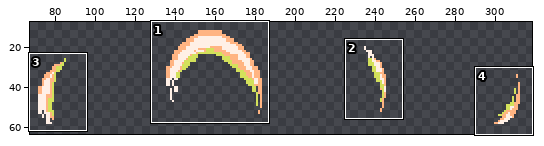
Sprite sheet, stored at dist/game_assets/spritesheets/abilities/anchorpush.png. The picture above shows the old version from afar; the outline marks the close-up.
Close-up. Before the edit:
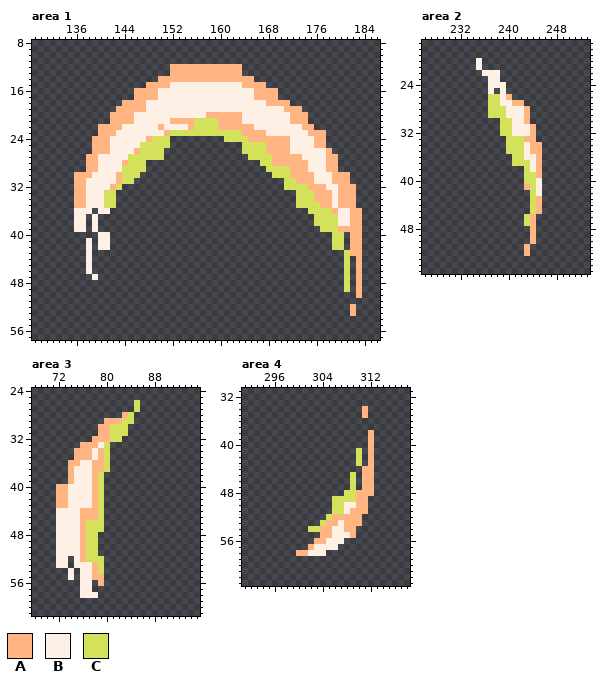
The file is 320x64 pixels. Shown: area 1: x 129..186, y 8..57; area 2: x 226..253, y 17..55; area 3: x 68..95, y 24..61; area 4: x 291..318, y 31..63. The wide view leaves out empty margins.
Palette (. is transparent): A #ffb482  B #fff0e6  C #d3e15b
After:
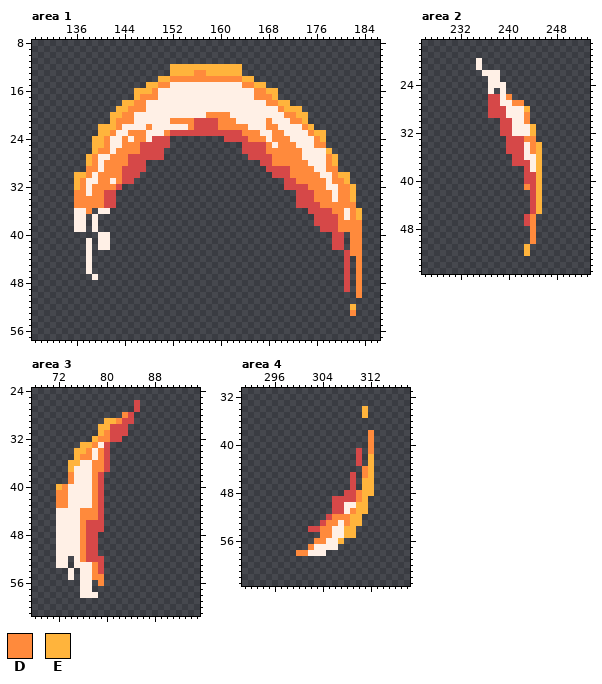
Colours new in this view: D #ff8a3c  E #ffb43c
From old to new:
@@ palette @@
-C #d3e15b
+C #d64848
--- area 1
@@ x 129..186 @@
 11 ..........................................................
-12 .......................AAAAAAAAAAAA.......................
-13 .......................AAAAAAAAAAAA.......................
-14 .....................AAAAAAAAAAAAAAAA.....................
-15 ...................AAAABBBBBBBBBBBBAAAA...................
-16 .................AAAABBBBBBBBBBBBBBBBAAAA.................
-17 .................AAAABBBBBBBBBBBBBBBBAAAA.................
-18 ...............AAAABBBBBBBBBBBBBBBBBBBBAAAA...............
-19 ..............AAAAABBBBBBBBBBBBBBBBBBBBBBBAAA.............
-20 .............AAAABBBBBBBBBBBBAAAAAABBBBBBBBAAA............
-21 .............AAAABBBBBBAAAACCCCAAAABBBBBBBBAAA............
-22 ...........AAAABBBBBBABBBBACCCCAAAAAABBBBBBBBAA...........
-23 ...........AAABBBBBBBBACCCCCCCCCCCCAAAABBBBBBBAAA.........
-24 ..........AAABBBBBBACCC.........CCCCAAAAAAABBBBAA.........
-25 ..........AAABBBBBCCCCC............CCCCAAAABBBBAA.........
-26 ..........AAABBBBACCCC.............CCCCAAAABBBBBBA........
-27 .........AABBBBBCCCCCC..............CCCCAAAAABBBBAA.......
-28 .........AABBBBACCC...................CCAAAAAABBBAA.......
-29 .........AABBBBCCCC....................CCCCAAABBBAA.......
-30 .......AAABBBBACCC......................CCCAAAABBBAAA.....
-31 .......AABBBBBACC.........................CCAAABBBAAA.....
-32 .......AABBBBAC...........................CCCCAAABBAAA....
-33 .......AABBBCC..............................CCCAAABAAA....
-34 .......AABBBCC..............................CCCAAABAAA....
-35 .......AABBBCC..............................CCCCAABAAA....
-36 .......BBB.BB.................................CCCCABBAA...
-37 .......BB.B....................................CCCCBBAA...
-38 .......BB.B....................................CCCCBBAA...
-39 .......BB.B.....................................CCCAAAA...
-40 ...........BB.....................................CC.AA...
-41 .........B.BB.....................................CC.AA...
-42 .........B.BB.....................................CC.AA...
-43 .........B..........................................CAA...
-44 .........B..........................................C.A...
-45 .........B..........................................C.A...
-46 .........B..........................................C.A...
-47 ..........B.........................................C.A...
-48 ....................................................C.A...
-49 ....................................................C.A...
-50 ......................................................A...
+12 .......................EEEEEEEEEEEE.......................
+13 .......................EEEEDDEEEEEE.......................
+14 .....................EEDDDDDDDDDDDDEE.....................
+15 ...................EEDDBBBBBBBBBBBBDDEE...................
+16 .................EEEDBBBBBBBBBBBBBBBBDDEE.................
+17 .................EDDDBBBBBBBBBBBBBBBBDDDE.................
+18 ...............EEDDBBBBBBBBBBBBBBBBBBBBDDEE...............
+19 ..............EEDDDBBBBBBBBBBBBBBBBBBBBBBDEEE.............
+20 .............EEDDBBBBBBBBBBBBDDDDBBBBBBBBBDDEE............
+21 .............EDDDBBBBBBDDDDCCCCDDDBBBBBDBBBDDE............
+22 ...........EEEDBBBBDBBBBBBDCCCCDDDDDBBBDDBBBBDE...........
+23 ...........EEDBBDDDBBBDCCCCCCCCCCCCDDDBBDDBBBBDEE.........
+24 ..........EEDBBDBDDBCCC.........CCCCDDDBDDDBBBBDE.........
+25 ..........EEDBBDDDCCCCC............CCCCDBDDDBBBDD.........
+26 ..........EDDBDDDDCCCC.............CCCCDDDDDDBBBBE........
+27 .........EDBBDDDCCCCCC..............CCCCDDDDDBBBBDE.......
+28 .........EDBDDDDCCC...................CCDDDDDDBBBDE.......
+29 .........DDBDDDCCCC....................CCCCDDDDBBDD.......
+30 .......EEDBDDDDCCC......................CCCDDDDDBBDEE.....
+31 .......EDBBDDBDCC.........................CCDDDDDBDDE.....
+32 .......EDBDDDDC...........................CCCCDDDBBDDE....
+33 .......DDBDDCC..............................CCCDDDBDDE....
+34 .......DDDDDCC..............................CCCDDDBDDE....
+35 .......DDDDDCC..............................CCCCDDDDDD....
+36 .......BBD.BB.................................CCCCDDBDE...
+37 .......BB.B....................................CCCCDBDE...
+38 .......BB.B....................................CCCCDDDD...
+39 .......BB.B.....................................CCCDDDD...
+40 ...........BB.....................................CC.DD...
+41 .........B.BB.....................................CC.DD...
+42 .........B.BB.....................................CC.DD...
+43 .........B..........................................CDD...
+44 .........B..........................................C.D...
+45 .........B..........................................C.D...
+46 .........B..........................................C.D...
+47 ..........B.........................................C.D...
+48 ....................................................C.D...
+49 ....................................................C.D...
+50 ......................................................D...
 51 ..........................................................
-52 .....................................................A....
-53 .....................................................A....
+52 .....................................................E....
+53 .....................................................D....
 54 ..........................................................
--- area 2
@@ x 238..247 @@
 25 .B........
-26 CBA.......
-27 CBBAA.....
-28 CCBBBA....
-29 CCBBBA....
-30 .CCBBA....
-31 .CCBBBA...
-32 .CCBBBA...
-33 ..CCCAA...
-34 ..CCCBAA..
-35 ..CCCBAA..
-36 ...CCBBA..
-37 ...CCCBA..
-38 .....CBA..
-39 .....CCA..
-40 .....CCB..
-41 .....ACB..
-42 ......CB..
-43 ......CA..
-44 ......CA..
-45 ......CA..
-46 .....CA...
-47 .....CA...
-48 ......A...
-49 ......A...
-50 ......A...
-51 .....A....
-52 .....A....
+26 CBD.......
+27 CBBDD.....
+28 CCBBBE....
+29 CCBBBD....
+30 .CCBBD....
+31 .CCBBBE...
+32 .CCBBBE...
+33 ..CCCDD...
+34 ..CCCBDE..
+35 ..CCCBDE..
+36 ...CCBBE..
+37 ...CCCBE..
+38 .....CBE..
+39 .....CCE..
+40 .....CCE..
+41 .....DCE..
+42 ......CE..
+43 ......CE..
+44 ......CE..
+45 ......CE..
+46 .....CD...
+47 .....CD...
+48 ......D...
+49 ......D...
+50 ......D...
+51 .....E....
+52 .....E....
 53 ..........
--- area 3
@@ x 70..85 @@
 27 ...............C
-28 .............AC.
-29 ..........AAACC.
-30 .........AACCC..
-31 .........AACCC..
-32 ........AAACC...
-33 ......AAABC.....
-34 .....AAABAC.....
-35 .....AAABAC.....
-36 ....AABBAAC.....
-37 ....ABBBAAC.....
-38 ....ABBBAC......
-39 ....ABBBAC......
-40 ..AABBBBAC......
-41 ..AABBBBAC......
-42 ..AABBBBAC......
-43 ..AABBBBAC......
-44 ..BBBBAAAC......
-45 ..BBBBAAAC......
-46 ..BBBBACCC......
-47 ..BBBBACCC......
-48 ..BBBBACC.......
-49 ..BBBBACC.......
-50 ..BBBBACC.......
-51 ..BBBBACC.......
-52 ..BB.BACCC......
-53 ..BB.BBBAC......
-54 ....B.BBAC......
-55 ....B.BBAA......
-56 ......BB.A......
+28 .............DC.
+29 ..........EEDCC.
+30 .........EECCC..
+31 .........EDCCC..
+32 ........EDDCC...
+33 ......EEDBC.....
+34 .....EEDBDC.....
+35 .....EDDBDC.....
+36 ....EEBBDDC.....
+37 ....EBBBDDC.....
+38 ....DBBBDC......
+39 ....DBBBDC......
+40 ..EDBBBBDC......
+41 ..DDBBBBDC......
+42 ..DDBBBBDC......
+43 ..DDBBBBDC......
+44 ..BBBBDDDC......
+45 ..BBBBDDDC......
+46 ..BBBBDCCC......
+47 ..BBBBDCCC......
+48 ..BBBBDCC.......
+49 ..BBBBDCC.......
+50 ..BBBBDCC.......
+51 ..BBBBDCC.......
+52 ..BB.BDCCC......
+53 ..BB.BBBDC......
+54 ....B.BBDC......
+55 ....B.BBDD......
+56 ......BB.D......
 57 ......BB........
--- area 4
@@ x 298..314 @@
 33 .................
-34 .............A...
-35 .............A...
+34 .............E...
+35 .............E...
 36 .................
 37 .................
-38 ..............A..
-39 ..............A..
-40 ..............A..
-41 ............C.A..
-42 ............C.A..
-43 ............C.A..
-44 .............AA..
-45 ...........C.AA..
-46 ...........C.AA..
-47 ...........C.AA..
-48 ..........CCAAA..
-49 ........CCCCAA...
-50 ........CCBBAA...
-51 ........CCBAAA...
-52 .......CAAAAA....
-53 ......CAABAAA....
-54 ....CCAABBAA.....
-55 ......AABBBA.....
-56 .....AABBB.......
-57 ....ABBBB........
-58 ..AABBB..........
+38 ..............D..
+39 ..............D..
+40 ..............D..
+41 ............C.D..
+42 ............C.E..
+43 ............C.E..
+44 .............DE..
+45 ...........C.DE..
+46 ...........C.EE..
+47 ...........C.EE..
+48 ..........CCDEE..
+49 ........CCCCDE...
+50 ........CCBBEE...
+51 ........CCBDEE...
+52 .......CDDDEE....
+53 ......CDDBDEE....
+54 ....CCDDBBEE.....
+55 ......DDBBEE.....
+56 .....DDBBE.......
+57 ....DBBBB........
+58 ..DDBBB..........
 59 .................
Where, in picture pixels (left, top, right, bottom), the same in both close-ups:
changed: (74, 64, 362, 316)
changed: (488, 94, 542, 256)
changed: (56, 400, 140, 586)
changed: (296, 406, 374, 556)
